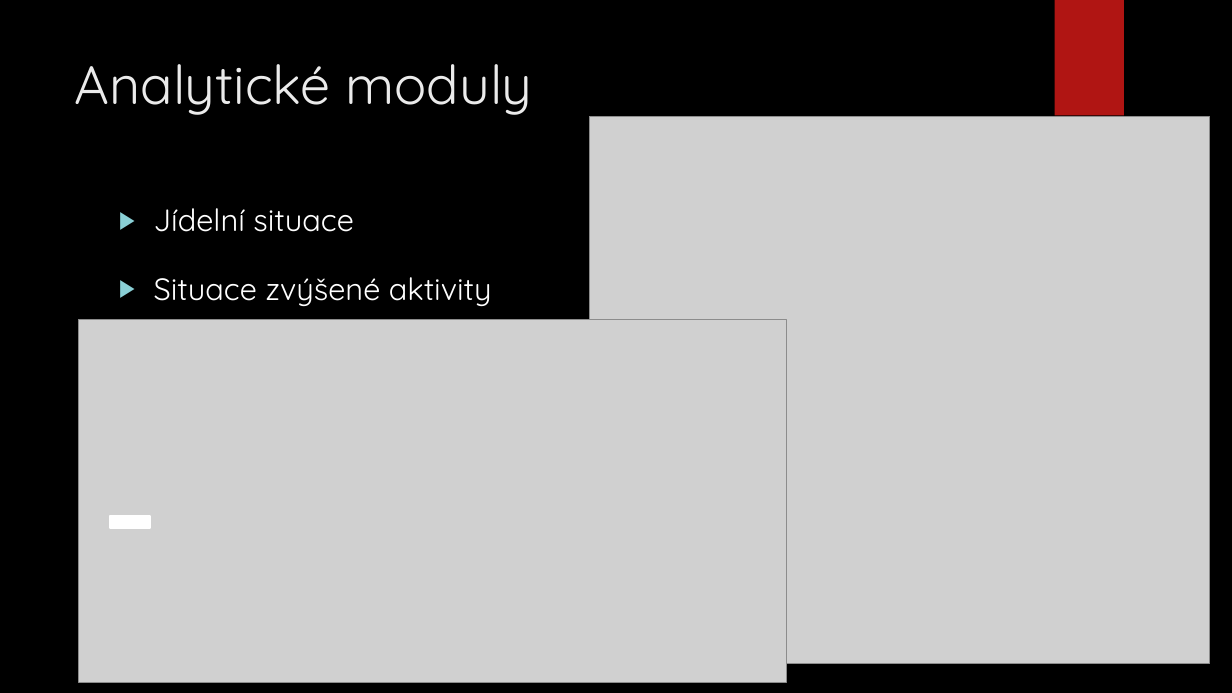
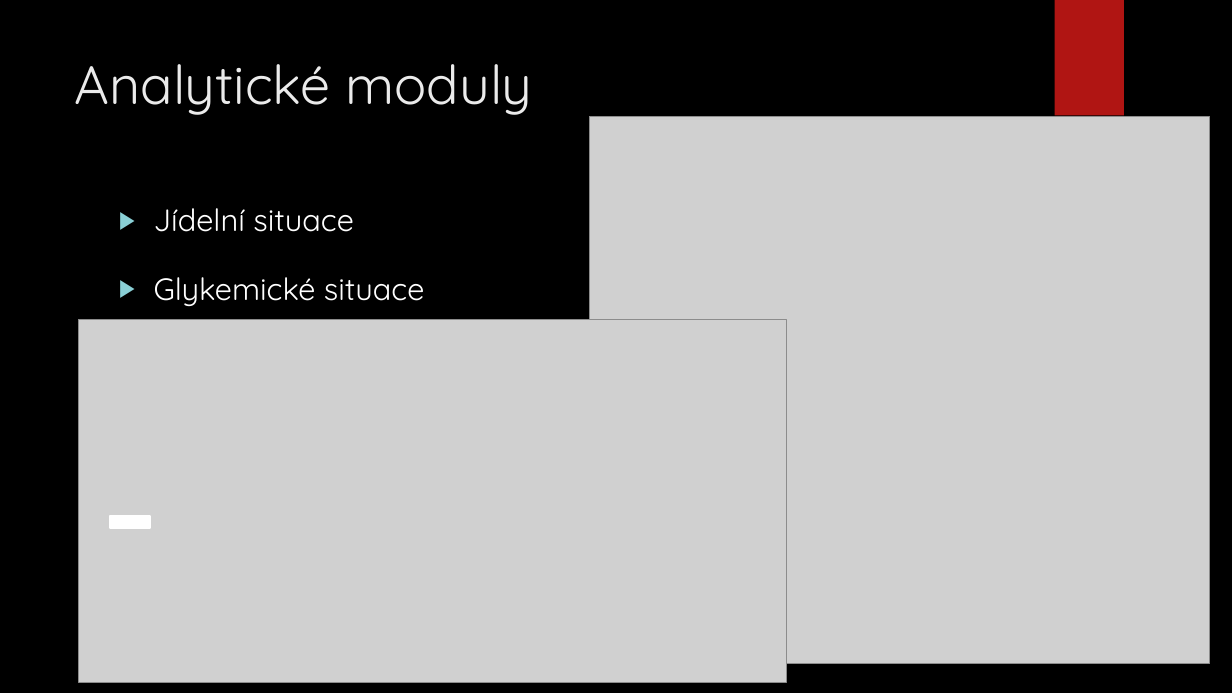
Before and after one commit to MrMilan/Diplomka, a slide deck: slide 16 of prezentace diplomka/DP_Diani.pptx. Drawn at 1232x693 pixels with LibreOffice and Linux fonts; fonts in the diff are those of the drawing; grey boxes stand for pictures; background and template pictures are left out. Boxes give left, top, right and bottom in pixels: in the first picture for what was removed or moved away, otherwise in the second. Text is boxed around its words. In the diff, an @@ line names an element or a change of style, - is before the commit and + after.

Commit message:
Návrat k glykemickým situacím

```diff
--- a/prezentace diplomka/DP_Diani.pptx
+++ b/prezentace diplomka/DP_Diani.pptx
@@ text at bbox=[154, 277, 425, 306]: text changed @@
-▶ Situace zvýšené aktivity
+▶ Glykemické situace
```
